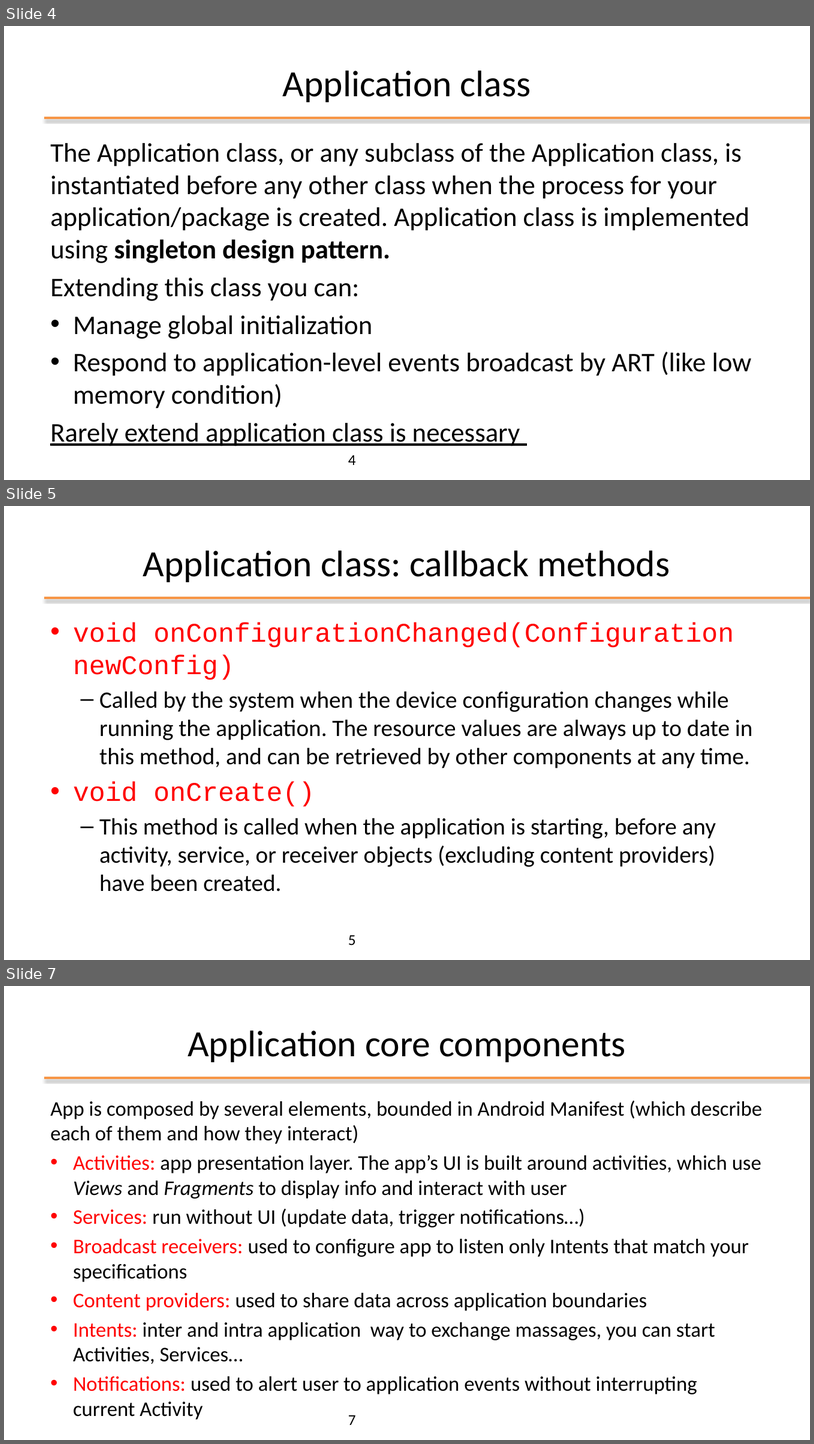
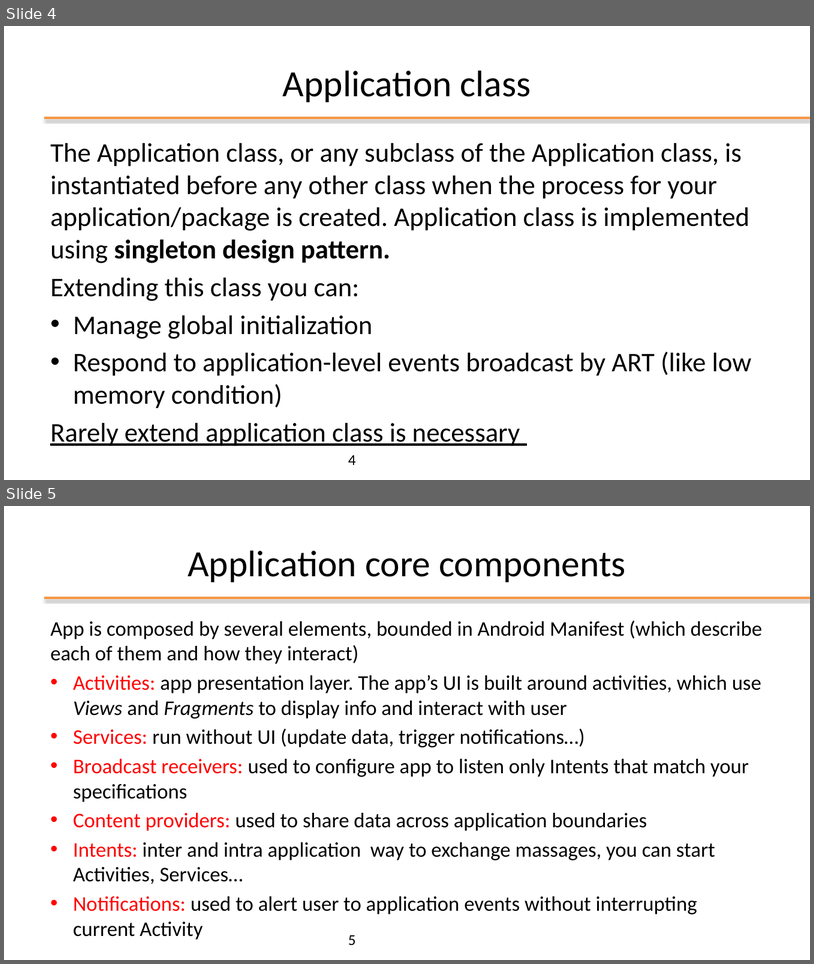
Before and after one commit to kevinmala00/ATTIVITA-PROGETTUALE, a slide deck: slides/04 - Activity, Intent and UI design.pptx. Shown one above the other, each under a label of ours: slides 4, 5 and 7 before the commit, slides 4 and 5 after it; the slides between them are not shown. The pictures are 814x1444 and 814x964 pixels, drawn with LibreOffice and Linux fonts; fonts in the diff are those of the drawing; background and template pictures are left out. Boxes give left, top, right and bottom in pixels: in the first picture for what was removed or moved away, otherwise in the second. Text is boxed around its words. In the diff, an @@ line names an element or a change of style, - is before the commit and + after.

```diff
--- a/slides/04 - Activity, Intent and UI design.pptx
+++ b/slides/04 - Activity, Intent and UI design.pptx
@@ slide 5 removed at (x1=4, y1=506, x2=810, y2=960), background #FFFFFF; not listed: 1 template element that a slide beside it also shows @@
@@ title removed at (x1=143, y1=550, x2=670, y2=582) @@
-Application class: callback methods
@@ text removed at (x1=73, y1=622, x2=753, y2=891) @@
-• void onConfigurationChanged(Configuration newConfig)
-  – Called by the system when the device configuration changes while running the application. The resource values are always up to date in this method, and can be retrieved by other components at any time.
-• void onCreate()
-  – This method is called when the application is starting, before any activity, service, or receiver objects (excluding content providers) have been created.
@@ page number removed at (x1=348, y1=934, x2=356, y2=945) @@
-5
@@ what was slide 7 is now slide 5 @@
@@ page number at (x1=348, y1=934, x2=356, y2=945): text changed @@
-7
+5
```
Also in this commit, not shown: 1 other slide removed.
